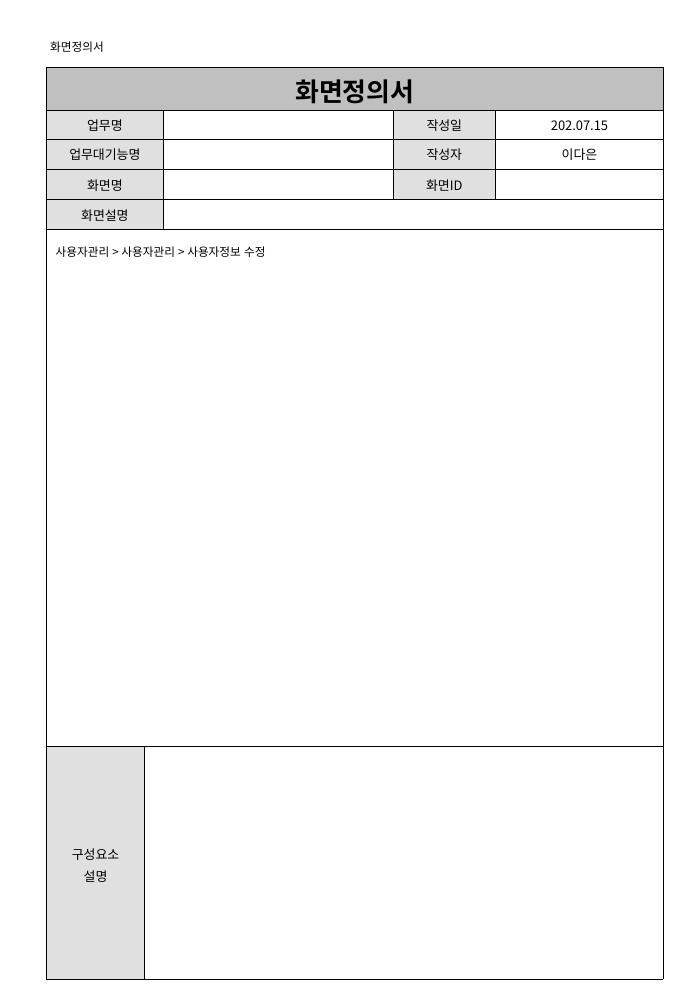
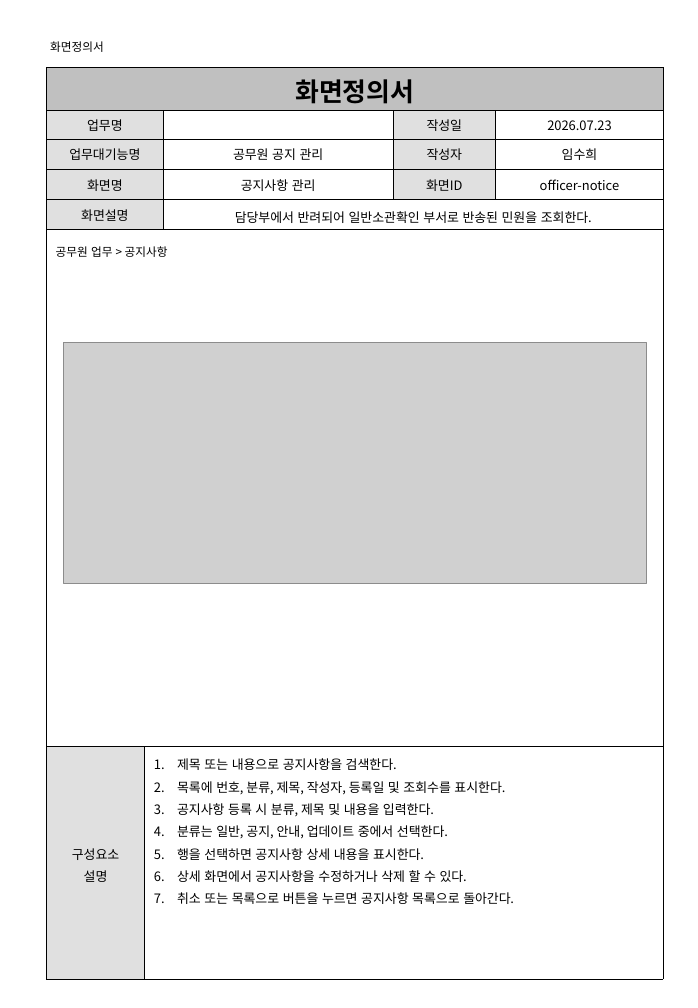
Before and after one commit to shintra0070-commits/PROJECT, a slide deck: slide 19 of 민원 업무 자동화 플랫폼/PROJECT/산출물/03_화면정의서.ppt (slide 17 before the commit). Drawn at 698x1008 pixels with LibreOffice and Linux fonts; fonts in the diff are those of the drawing; grey boxes stand for pictures. Boxes give left, top, right and bottom in pixels: in the first picture for what was removed or moved away, otherwise in the second. Text is boxed around its words. In the diff, an @@ line names an element or a change of style, - is before the commit and + after.

Commit message:
민원 업무 자동화 플랫폼

```diff
--- a/민원 업무 자동화 플랫폼/PROJECT/산출물/03_화면정의서.ppt
+++ b/민원 업무 자동화 플랫폼/PROJECT/산출물/03_화면정의서.ppt
@@ table at bbox=[47, 67, 664, 979] @@
-row 2, column 5: 202.07.15
+row 2, column 5: 2026.07.23
-row 3, column 3: 
+row 3, column 3: 공무원 공지 관리
-row 3, column 5: 이다은
+row 3, column 5: 임수희
-row 4, column 3: 
+row 4, column 3: 공지사항 관리
-row 4, column 5: 
+row 4, column 5: officer-notice
-row 5, column 3: 
+row 5, column 3: 담당부에서 반려되어 일반소관확인 부서로 반송된 민원을 조회한다.
-row 7, column 2: 
+row 7, column 2: 제목 또는 내용으로 공지사항을 검색한다. / 목록에 번호, 분류, 제목, 작성자, 등록일 및 조회수를 표시한다. / 공지사항 등록 시 분류, 제목 및 내용을 입력한다. / 분류는 일반, 공지, 안내, 업데이트 중에서 선택한다. / 행을 선택하면 공지사항 상세 내용을 표시한다. / 상세 화면에서 공지사항을 수정하거나 삭제 할 수 있다. / 취소 또는 목록으로 버튼을 누르면 공지사항 목록으로 돌아간다.
@@ text at bbox=[56, 246, 168, 257]: text changed @@
-사용자관리 > 사용자관리 > 사용자정보 수정
+공무원 업무 > 공지사항
@@ picture added at bbox=[63, 342, 647, 584] @@
```
Also in this commit, not shown: 17 other slides changed, 2 slides added, 7 slides removed.
